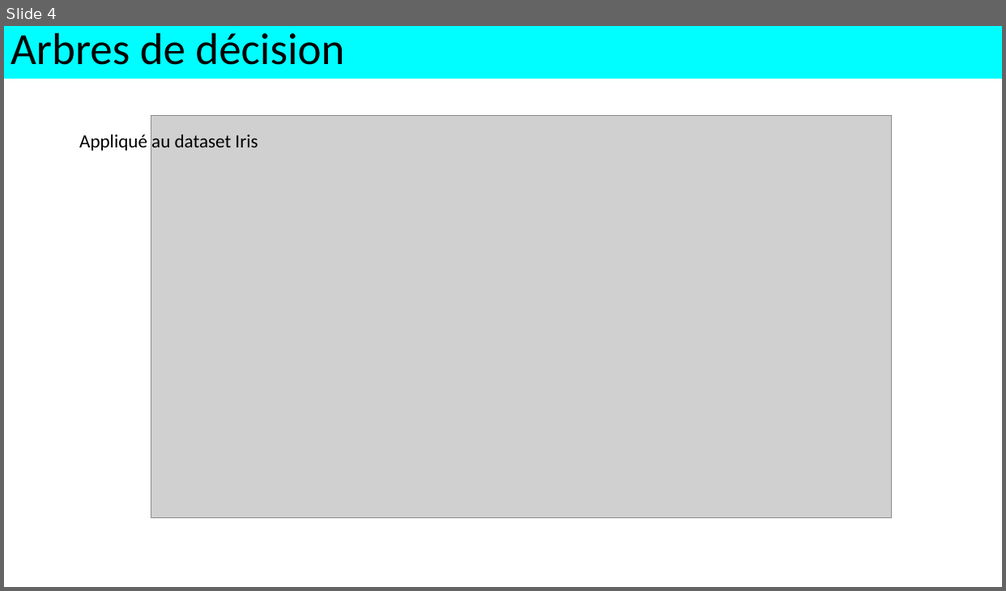
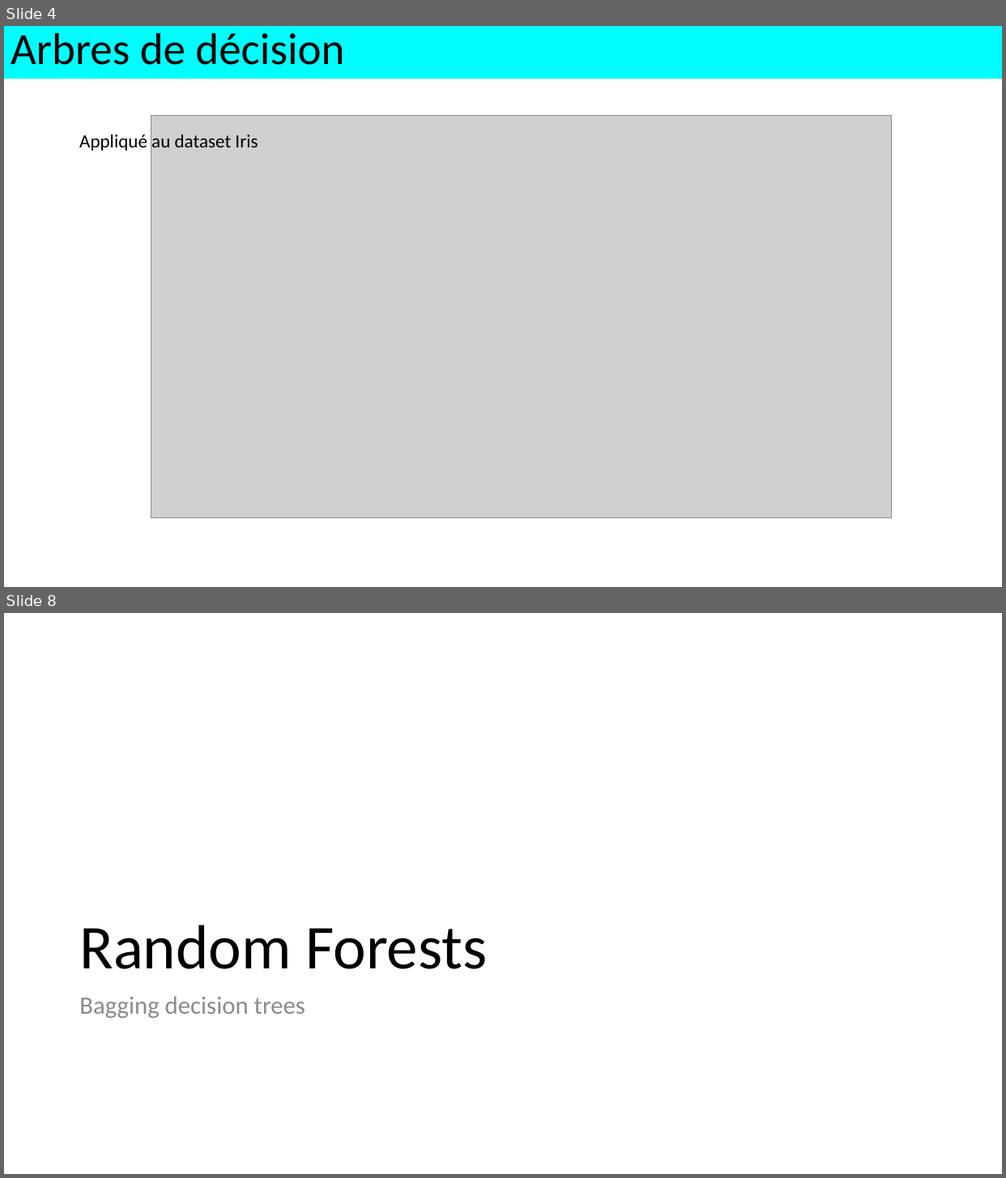
Before and after one commit to alexisperrier/XEmines_DataScience_2020, a slide deck: slides/XEM20_S1D7_random_forests.pptx. Shown one above the other, each under a label of ours: slide 4 before the commit, slides 4 and 8 after it; the slides between them are not shown. The pictures are 1006x591 and 1006x1178 pixels, drawn with LibreOffice and Linux fonts; fonts in the diff are those of the drawing; grey boxes stand for pictures. Boxes give left, top, right and bottom in pixels: in the first picture for what was removed or moved away, otherwise in the second. Text is boxed around its words. In the diff, an @@ line names an element or a change of style, - is before the commit and + after.

```diff
--- a/slides/XEM20_S1D7_random_forests.pptx
+++ b/slides/XEM20_S1D7_random_forests.pptx
@@ slide 8 added at bbox=[4, 613, 1002, 1174], background #FFFFFF @@
@@ title added at bbox=[79, 925, 487, 969], 60 pt, text #000000 @@
+Random Forests
@@ text added at bbox=[79, 996, 305, 1018], 24 pt, text #8C8C8C @@
+Bagging decision trees
```
Also in this commit, not shown: 1 slide changed, 6 other slides added.
